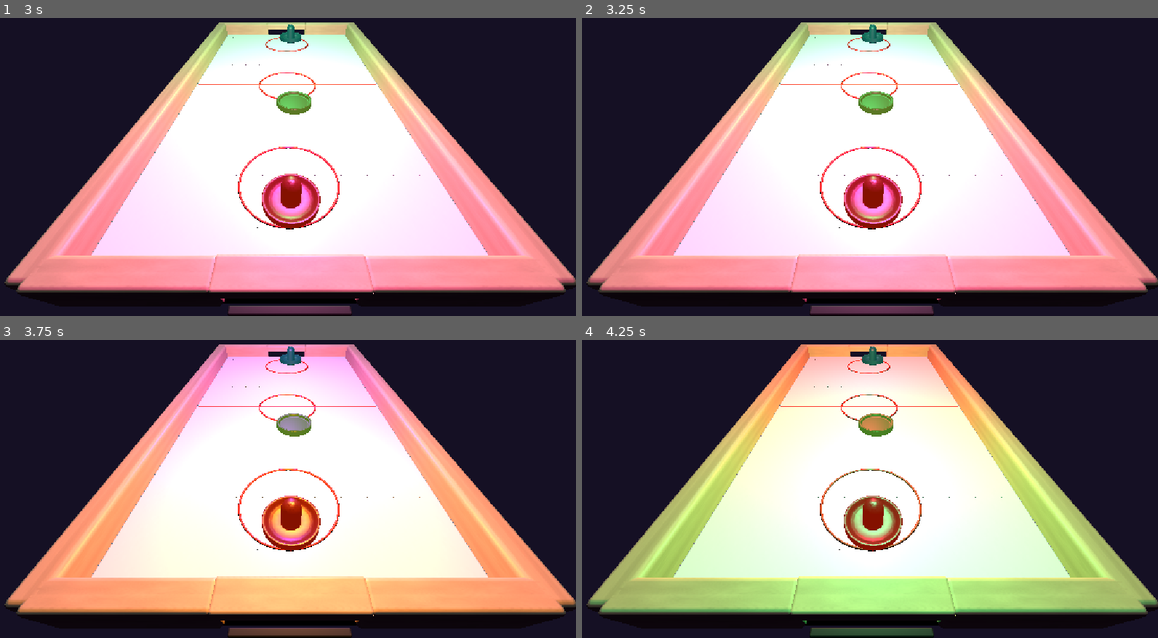
Above: before the commit, frames 1-4 (two rows, left to right).
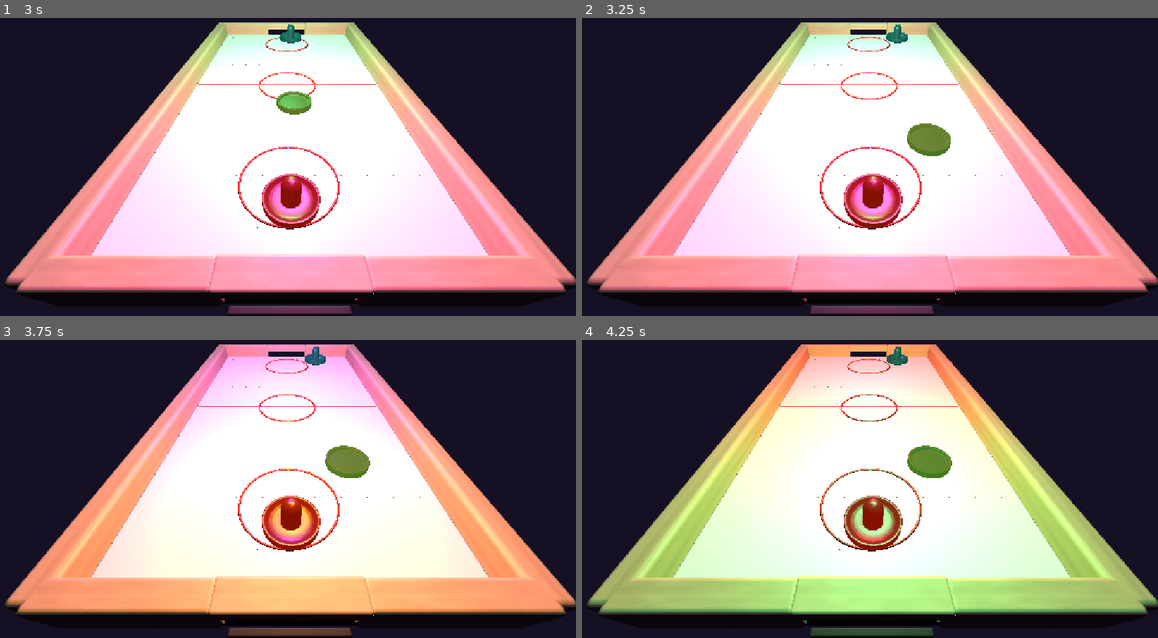
Above: after the commit, the same moments.

Repository: shumant3-ciallo/Project
Game: Godot game, scene res://node_3d.tscn
Two runs of this game, one before a commit and one after it. Both use one fixed random seed, a clock stepped at 60 frames per second and the inputs below.
Inputs (mouse positions are in pixels of both pictures, inside the frame that each line leads up to):
- Up to frame 1 (3 s): move the mouse to (414, 137) at 0.52 s; click (414, 137) at 0.6 s; move the mouse to (167, 169) at 1.27 s; click (167, 169) at 1.35 s; move the mouse to (345, 80) at 2.02 s; click (345, 80) at 2.1 s; move the mouse to (253, 217) at 2.77 s; click (253, 217) at 2.85 s
- Up to frame 2 (3.25 s): no input
- Up to frame 3 (3.75 s): move the mouse to (460, 524) at 3.52 s; click (460, 524) at 3.6 s
- Up to frame 4 (4.25 s): no input

Frame 1 is identical in both runs. In frame 2, 1.3% of the frame differs, in the area x 47-65%, y 2-47%; in frame 3, 1.3%; in frame 4, 1.3%.

Commit message:
2222

Diff:
--- /dev/null
+++ b/hokey-project/新建游戏项目/node_3d.gd
@@ -0,0 +1,18 @@
+extends Node3D
+var red_score: int=0
+var blue_score: int=0
+
+# Called when the node enters the scene tree for the first time.
+func _ready() -> void:
+	pass # Replace with function body.
+
+
+# Called every frame. 'delta' is the elapsed time since the previous frame.
+func _process(delta: float) -> void:
+	pass
+
+
+func _on_blue_goal_body_entered(body: Node3D) -> void:
+	if body.name == "Puck" or body.name =="Puck2":
+		red_score += 1
+		print("Red Scored! Score:", red_score)
--- a/hokey-project/新建游戏项目/node_3d.tscn
+++ b/hokey-project/新建游戏项目/node_3d.tscn
@@ -1,5 +1,6 @@
 [gd_scene format=3 uid="uid://clmlkhvs4dcfp"]
 
+[ext_resource type="Script" uid="uid://l8nyft0cli1d" path="res://node_3d.gd" id="1_6iypd"]
 [ext_resource type="PackedScene" uid="uid://cbecrqxtgb7h0" path="res://model_table/air-hockey-game-table (1).glb" id="1_noarx"]
 [ext_resource type="PackedScene" uid="uid://dcirh6l6evp02" path="res://paddle_blue.tscn" id="2_r3fl7"]
 [ext_resource type="Texture2D" uid="uid://cab14jvdlyxky" path="res://model_puck/texture/OIP.webp" id="3_a0tk4"]
@@ -46,7 +47,11 @@
 background_mode = 1
 background_color = Color(0.08235294, 0.0627451, 0.14117648, 1)
 
+[sub_resource type="BoxShape3D" id="BoxShape3D_pqhur"]
+size = Vector3(1, 1, 0.5)
+
 [node name="Node3D" type="Node3D" unique_id=574067357]
+script = ExtResource("1_6iypd")
 
 [node name="Air hockey table2" parent="." unique_id=259874424 instance=ExtResource("1_noarx")]
 transform = Transform3D(1, 0, 0, 0, 1, 0, 0, 0, 1, 0.22374481, 0.0080657005, 1.1907585)
@@ -171,17 +176,34 @@
 
 [node name="Puck2" parent="." unique_id=1585656555 instance=ExtResource("6_wc5p8")]
 transform = Transform3D(0.02, 0, 0, 0, 0.04, 0, 0, 0, 0.02, -0.029759884, -0.21098918, -0.33598506)
+can_sleep = false
 contact_monitor = true
 max_contacts_reported = 8
 
 [node name="center_line" type="Marker3D" parent="." unique_id=1336199658]
 transform = Transform3D(0.0005922692, 1.999268, 0.05410101, 0.021885615, -0.05410425, 1.9991482, 1.9998802, 0, -0.021893628, 0.3485357, 0.8202695, 1.1749161)
 script = ExtResource("9_4arys")
+
+[node name="BlueGoal" type="Area3D" parent="." unique_id=1422897062]
+transform = Transform3D(1, 0, 0, 0, 1, 0, 0, 0, 1, 0, 0, 0.3281039)
+
+[node name="CollisionShape3D" type="CollisionShape3D" parent="BlueGoal" unique_id=1106578551]
+transform = Transform3D(1, 0, 0, 0, 1, 0, 0, 0, 1, 0, 0.26797253, 0)
+shape = SubResource("BoxShape3D_pqhur")
+
+[node name="RedGoal" type="Area3D" parent="." unique_id=1598962677]
+transform = Transform3D(1, 0, 0, 0, 1, 0, 0, 0, 1, 0, 0, -0.328)
+
+[node name="CollisionShape3D" type="CollisionShape3D" parent="RedGoal" unique_id=2117779388]
+transform = Transform3D(1, 0, 0, 0, 1, 0, 0, 0, 1, 0, 0.26797253, 0)
+shape = SubResource("BoxShape3D_pqhur")
 
 [connection signal="input_event" from="PaddleRed" to="PaddleRed" method="_on_input_event"]
 [connection signal="body_entered" from="Puck2" to="PaddleBlue" method="_on_puck_2_body_entered"]
 [connection signal="body_entered" from="Puck2" to="PaddleRed" method="_on_puck_2_body_entered"]
 [connection signal="body_entered" from="Puck2" to="Puck2" method="_on_body_entered"]
+[connection signal="body_entered" from="BlueGoal" to="." method="_on_blue_goal_body_entered"]
+[connection signal="body_entered" from="RedGoal" to="." method="_on_blue_goal_body_entered"]
 
 [editable path="PaddleBlue"]
 [editable path="PaddleRed"]
--- a/hokey-project/新建游戏项目/paddle_B.gd
+++ b/hokey-project/新建游戏项目/paddle_B.gd
@@ -17,60 +17,60 @@
 
 
 func _ready() -> void:
-    start_position = global_position
+	start_position = global_position
 
 func _physics_process(delta: float) -> void:
-    if puck == null:
-        return
-    global_position.x = clamp(global_position.x,-0.185,0.638)
-    global_position.z = clamp(global_position.z,0.427,1.96)
-    var before = global_position
-    var puckCenter = puck.get_node("CollisionShape3D").global_position
-    var target: Vector3 = global_position
+	if puck == null:
+		return
+	global_position.x = clamp(global_position.x,-0.185,0.638)
+	global_position.z = clamp(global_position.z,0.427,1.96)
+	var before = global_position
+	var puckCenter = puck.get_node("CollisionShape3D").global_position
+	var target: Vector3 = global_position
 
 
-    target.x = puckCenter.x
-    target.z = puckCenter.z
+	target.x = puckCenter.x
+	target.z = puckCenter.z
 
-    var middlez = center_line.global_position.z
+	var middlez = center_line.global_position.z
 
-    # Stay on the bots side of the table
-    if puckCenter.z > middlez:
-        attack_time = 0.0
-        target = Vector3(puckCenter.x,start_position.y,start_position.z)
+	# Stay on the bots side of the table
+	if puckCenter.z > middlez:
+		attack_time = 0.0
+		target = Vector3(puckCenter.x,start_position.y,start_position.z)
 
-    elif attack_time > 0.0:
-    # during attcak keepgoingon
-        attack_time = maxf(attack_time - delta, 0.0)
-        target = attack_target
-    else:
-        var prepare_target := Vector3( puckCenter.x,
-        start_position.y,
-        puckCenter.z - prepare_distance
-        )
-        target = prepare_target;
-        if global_position.distance_to(prepare_target) < 0.025:
-            attack_time = 0.2
-            attack_target = Vector3(
-                puckCenter.x,
-                start_position.y,
-                puckCenter.z + attack_distance
-            )
-            target = attack_target
+	elif attack_time > 0.0:
+	# during attcak keepgoingon
+		attack_time = maxf(attack_time - delta, 0.0)
+		target = attack_target
+	else:
+		var prepare_target := Vector3( puckCenter.x,
+		start_position.y,
+		puckCenter.z - prepare_distance
+		)
+		target = prepare_target;
+		if global_position.distance_to(prepare_target) < 0.025:
+			attack_time = 0.2
+			attack_target = Vector3(
+				puckCenter.x,
+				start_position.y,
+				puckCenter.z + attack_distance
+			)
+			target = attack_target
 
 
 
-    var movement = target - global_position
-    var max_distance = speed * delta
+	var movement = target - global_position
+	var max_distance = speed * delta
 
-    if movement.length() > max_distance:
-        movement = movement.normalized() * max_distance
-    strike_velocity = movement / delta
-    move_and_collide(movement)
+	if movement.length() > max_distance:
+		movement = movement.normalized() * max_distance
+	strike_velocity = movement / delta
+	move_and_collide(movement)
 
-    paddle_velocity = (global_position - before) / delta
+	paddle_velocity = (global_position - before) / delta
 
 
 
 func _on_puck_2_body_entered(body: Node) -> void:
-    pass # Replace with function body.
+	pass # Replace with function body.
--- a/hokey-project/新建游戏项目/puck_2.gd
+++ b/hokey-project/新建游戏项目/puck_2.gd
@@ -1,24 +1,57 @@
 extends RigidBody3D
 
+var stuck_timer: float = 0.0
+var stuck_limit: float = 3.0
+var start_transform: Transform3D
 
-# Called when the node enters the scene tree for the first time.
 func _ready() -> void:
-	pass # Replace with function body.
+	start_transform = global_transform
+	can_sleep = false
 
 
-# Called every frame. 'delta' is the elapsed time since the previous frame.
-func _process(_delta: float) -> void:
-	pass
+func _physics_process(delta: float) -> void:
+	var speed = Vector2(linear_velocity.x, linear_velocity.z).length()
+
+	if speed < 0.2:
+		stuck_timer += delta
+	else:
+		stuck_timer = 0.0
+
+	if stuck_timer >= stuck_limit:
+		stuck_timer = 0.0
+		reset_puck()
+
+
+func reset_puck() -> void:
+	set_physics_process(false)
+	call_deferred("_safe_reset")
+
+
+func _safe_reset() -> void:
+	freeze = true
+
+	linear_velocity = Vector3.ZERO
+	angular_velocity = Vector3.ZERO
+
+	global_transform = start_transform
+
+	await get_tree().physics_frame
+
+	freeze = false
+	sleeping = false
+
+	apply_central_impulse(Vector3(1.5, 0.0, 2.0))
+	set_physics_process(true)
+
 
 func _on_body_entered(body: Node) -> void:
-
-
 	if body.is_in_group("paddle"):
 		var offset = $CollisionShape3D.global_position - body.global_position
 		offset.y = 0.0
 
 		var future_offset = offset - body.strike_velocity * 0.01
 		future_offset.y = 0.0
+
 		if future_offset.length_squared() < offset.length_squared():
-			var force = body.strike_velocity*1.2
-			apply_central_impulse(force) # Replace with function body.
+			var force = body.strike_velocity * 1.2
+			apply_central_impulse(force)
Not shown, added: hokey-project/新建游戏项目/node_3d.gd.uid
